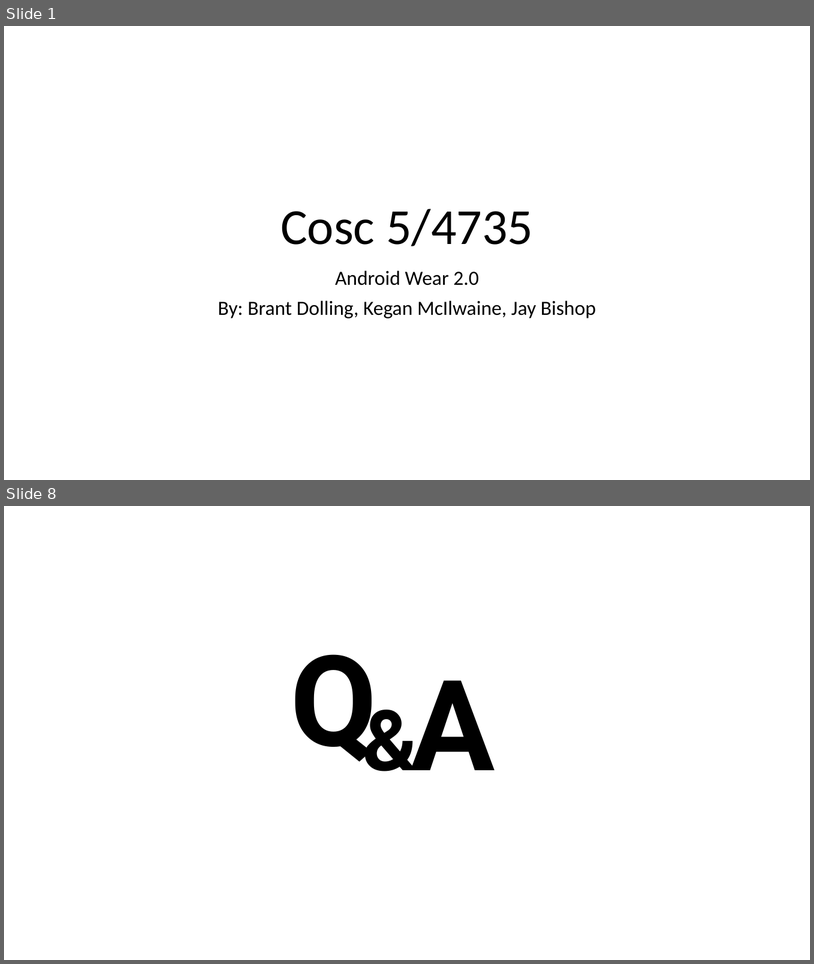
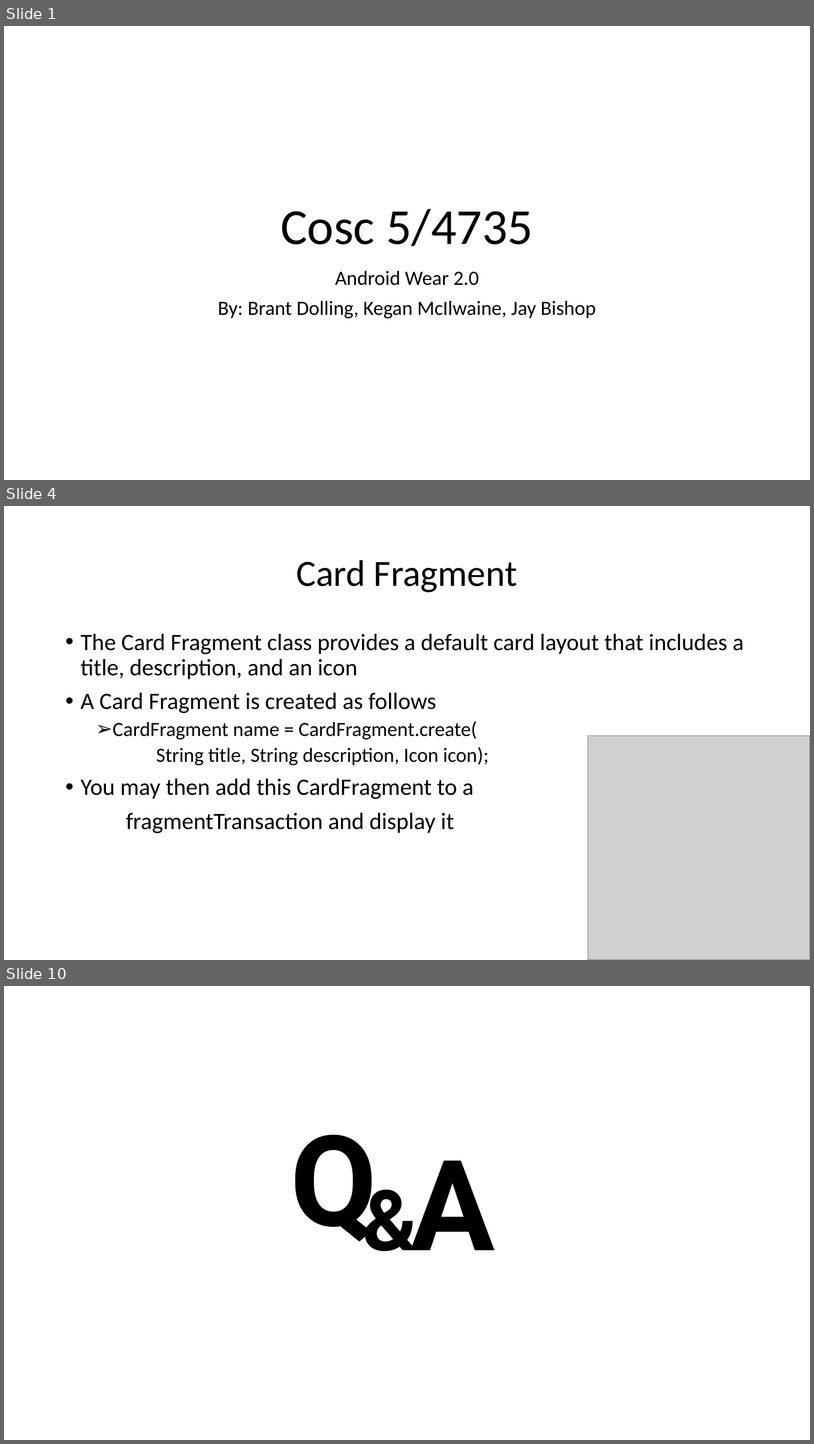
Before and after one commit to JayCBishop/COSC4735_Presentation, a slide deck: Presentation.pptx. Shown one above the other, each under a label of ours: slides 1 and 8 before the commit, slides 1, 4 and 10 after it; the slides between them are not shown. The pictures are 814x964 and 814x1444 pixels, drawn with LibreOffice and Linux fonts; fonts in the diff are those of the drawing; grey boxes stand for pictures. Boxes give left, top, right and bottom in pixels: in the first picture for what was removed or moved away, otherwise in the second. Text is boxed around its words. In the diff, an @@ line names an element or a change of style, - is before the commit and + after.

```diff
--- a/Presentation.pptx
+++ b/Presentation.pptx
@@ slide 4 added at (4, 506, 810, 960), background #FFFFFF @@
@@ title added at (297, 560, 518, 592), 44 pt, text #000000 @@
+Card Fragment
@@ text added at (81, 633, 744, 833), 28 pt, text #000000 @@
+• The Card Fragment class provides a default card layout that includes a title, description, and an icon
+• A Card Fragment is created as follows
+  ➢ CardFragment name = CardFragment.create(
+  String title, String description, Icon icon);
+• You may then add this CardFragment to a
+fragmentTransaction and display it
@@ picture added at (588, 735, 810, 960) @@
@@ what was slide 8 is now slide 10 @@
```
Also in this commit, not shown: 1 slide changed, 6 other slides added, 5 slides removed, 40 other files.
